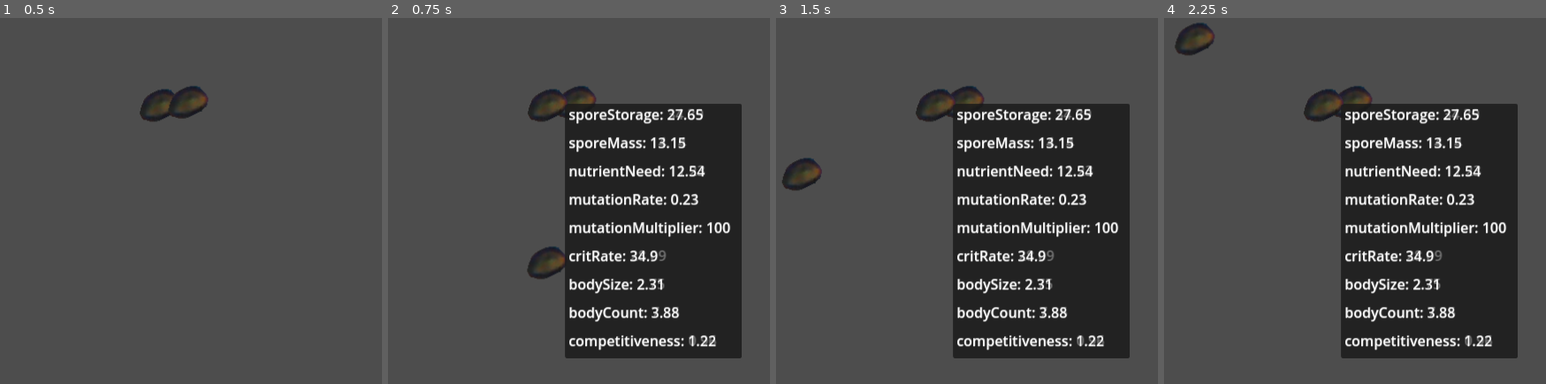
Above: before the commit, frames 1-4 (left to right).
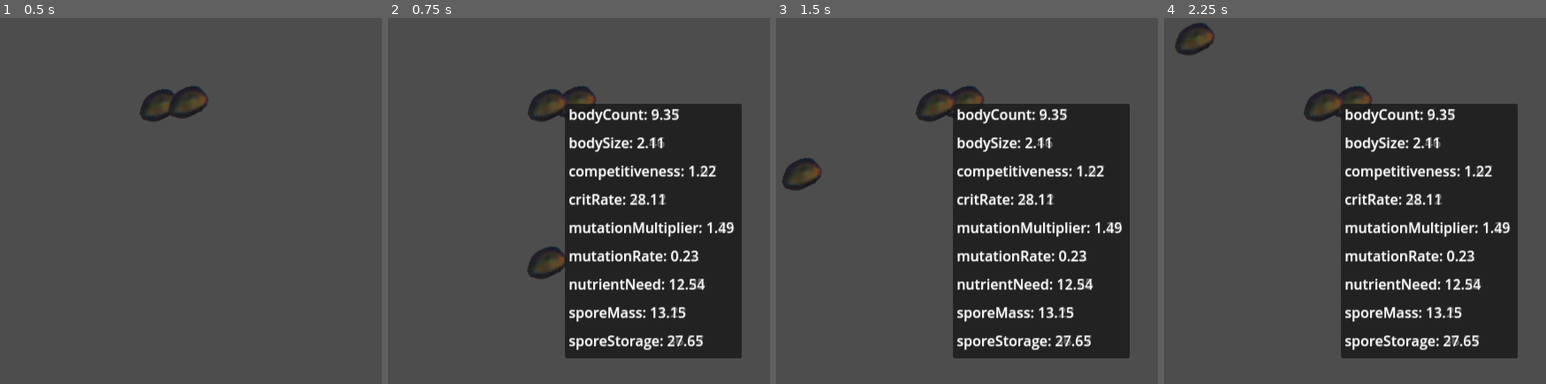
Above: after the commit, the same moments.

Repository: Chad-McThunderCode/mush_for_minijam155
Game: Godot game, scene res://sporeView.tscn
The game is run twice, just before and just after one commit, with the same random seed, the same clock (stepped at 60 frames per second) and the same inputs. The project has no main scene, so this scene is started directly.
Inputs (mouse positions are in pixels of both pictures, inside the frame that each line leads up to):
- Up to frame 1 (0.5 s): no input
- Up to frame 2 (0.75 s): tap Enter at 0.5 s; move the mouse to (548, 105) at 0.52 s; click (548, 105) at 0.67 s
- Up to frame 3 (1.5 s): tap Space at 1.25 s; move the mouse to (963, 102) at 1.27 s; click (963, 102) at 1.42 s
- Up to frame 4 (2.25 s): tap Enter at 2 s; move the mouse to (1324, 105) at 2.02 s; click (1324, 105) at 2.17 s

Frame 1 is identical in both runs. In frame 2, 5.6% of the frame differs, in the area x 47-91%, y 24-91%; in frame 3, 5.6%; in frame 4, 5.6%.

Commit message:
Fixed mutationMultiplier bug

Diff:
--- a/Spore.tscn
+++ b/Spore.tscn
@@ -23,6 +23,17 @@
 
 [node name="Traits" type="Node2D"]
 script = ExtResource("1_hj3jc")
+traits = {
+"bodyCount": 0.0,
+"bodySize": 0.0,
+"competitiveness": 0.0,
+"critRate": 0.0,
+"mutationMultiplier": 0.0,
+"mutationRate": 0.0,
+"nutrientNeed": 0.0,
+"sporeMass": 0.0,
+"sporeStorage": 0.0
+}
 
 [node name="AnimatedSprite2D" type="AnimatedSprite2D" parent="."]
 sprite_frames = SubResource("SpriteFrames_om1rm")
--- a/classes/Traits.gd
+++ b/classes/Traits.gd
@@ -54,7 +54,7 @@
 	traits.sporeMass = lerpf(10, 15, randf())
 	traits.nutrientNeed = lerpf(10, 15, randf())
 	traits.mutationRate = lerpf(0.2, 0.25, randf())
-	traits.mutationMultiplier = 100#lerpf(0.5, 1.5, randf())
+	traits.mutationMultiplier = lerpf(0.5, 1.5, randf())
 	traits.critRate = lerpf(25, 35, randf())
 	traits.bodySize = lerpf(2, 3, randf())
 	traits.bodyCount = lerpf(3, 25/traits.bodySize, randf())
@@ -64,14 +64,13 @@
 func createFromTraits(other : Traits) -> void:
 	for t in other.traits:
 		traits[t] = other.traits[t]
-		print(t is int)
-	print("Here it's ", traits.mutationMultiplier)
+	print("Here it's createFromTraits", traits.mutationMultiplier)
 	updateList()
 
 func calculateStep(largerBetter : bool = true) -> float:
 	var value = 0
 	if(randf() < traits.mutationRate):
-		value = (randf() - 0.5) * 2 * traits.mutationMultiplier# -1 to 1
+		value = (randf() - 0.5) * 2# * traits.mutationMultiplier# -1 to 1
 		if(value > 0.0 and not largerBetter and randf() < traits.critRate):
 			value *= -1
 	return value
@@ -105,14 +104,8 @@
 
 func breed(other : Traits) -> Traits:
 	var t = Traits.new()
-	t.traits.sporeStorage = lerpf(traits.sporeStorage, other.traits.sporeStorage, randf())
-	t.traits.sporeMass = lerpf(traits.sporeMass, other.traits.sporeMass, randf())
-	t.traits.nutrientNeed = lerpf(traits.nutrientNeed, other.traits.nutrientNeed, randf())
-	t.traits.mutationRate = lerpf(traits.mutationRate, other.traits.mutationRate, randf())
-	t.traits.critRate = lerpf(traits.critRate, other.traits.critRate, randf())
-	t.traits.bodySize = lerpf(traits.bodySize, other.traits.bodySize, randf())
-	t.traits.bodyCount = lerpf(traits.bodyCount, other.traits.bodyCount, randf())
-	t.traits.competitiveness = lerpf(traits.competitiveness, other.traits.competitiveness, randf())
+	for i in t.traits:
+		t.traits[i] = lerpf(traits[i], other.traits[i], randf())
 	return t
 
 func onInfoDrawRequest():
--- a/sporeView.gd
+++ b/sporeView.gd
@@ -5,8 +5,8 @@
 # Called when the node enters the scene tree for the first time.
 func _ready():
 	generateSpores(2)
-	var t = get_children()[0].breed(get_children()[1])
-	t.sporePrint()
+	for i in get_children():
+		i.sporePrint()
 
 func generateSpores(density):
 	for i in range(0, density):
